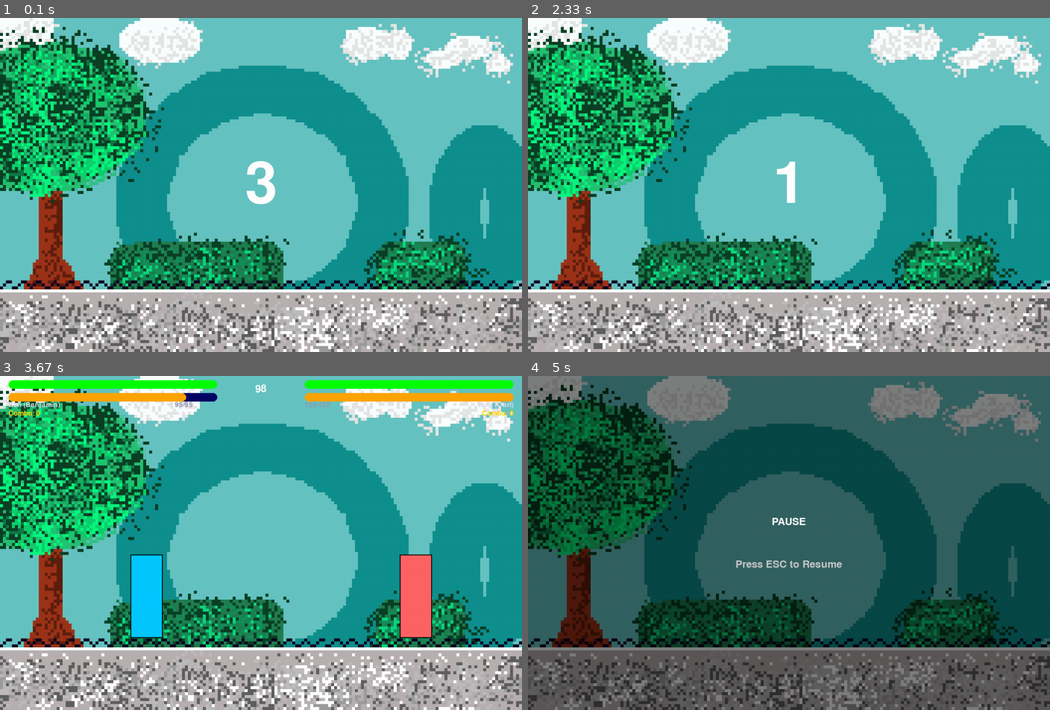
Above: before the commit, frames 1-4 (two rows, left to right).
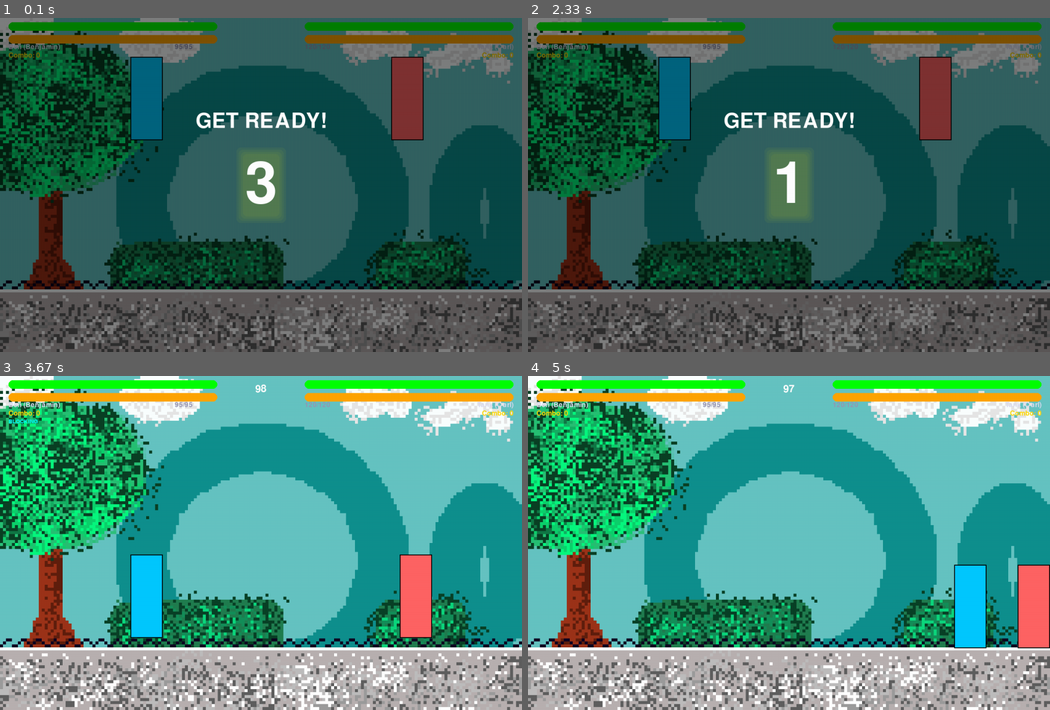
Above: after the commit, the same moments.

Repository: CarlosLeBg/pythfighter
Game: pygame game, started from src/core/game.py
The game is run twice, just before and just after one commit, with the same random seed, the same clock (stepped at 60 frames per second) and the same inputs.
Inputs:
- Up to frame 1 (0.1 s): no input
- Up to frame 2 (2.33 s): no input
- Up to frame 3 (3.67 s): hold Shift from 3.6 s (still down); hold Right from 3.6 s (still down)
- Up to frame 4 (5 s): release Shift at 4.23 s; release Right at 4.23 s; hold Esc 4.27-4.9 s; hold Right 4.27-4.9 s; hold D 4.27-4.9 s; hold Enter from 4.93 s (still down); hold Right from 4.93 s (still down); hold D from 4.93 s (still down)

The runs differ from the first frame. In frame 1, 99% of the frame differs, in the area x 0-100%, y 0-100%; in frame 2, 99%; in frame 3, 0.2%; in frame 4, 99%.

Commit message:
Modif de Carlos

Diff:
--- a/src/core/game.py
+++ b/src/core/game.py
@@ -45,6 +45,7 @@
         self.invincibility_frames = 0
         self.combo_count = 0
         self.last_hit_time = 0
+        self.block_stamina_drain_timer = 0
 
     def draw(self, surface):
         if self.invincibility_frames % 4 < 2:  # Flash when hit
@@ -92,9 +93,16 @@
             surface.blit(health_text, (bar_x, 60))
             surface.blit(combo_text, (bar_x + bar_width - combo_text.get_width(), 80))
 
+        # Draw block indicator
+        if self.blocking and self.stamina > 0:
+            block_font = pygame.font.Font(None, 20)
+            block_text = block_font.render("BLOCKING", True, (0, 255, 255))
+            block_x = bar_x if self.player == 1 else bar_x + bar_width - block_text.get_width()
+            surface.blit(block_text, (block_x, 100))
+
     def take_damage(self, damage, current_time):
         if self.invincibility_frames <= 0:
-            actual_damage = damage * (0.5 if self.blocking else 1)
+            actual_damage = damage * (0.5 if self.blocking and self.stamina > 0 else 1)
             self.health = max(0, self.health - actual_damage)
             self.invincibility_frames = 30
             if current_time - self.last_hit_time < 1.0:
@@ -120,12 +128,23 @@
                 self.can_attack = True
 
     def block(self):
-        self.blocking = True
-        self.stamina = max(0, self.stamina - 5)
+        if self.stamina > 0:
+            self.blocking = True
+            self.block_stamina_drain_timer += 1
+            # Drain 6 stamina per second (assuming 60 FPS, so 0.1 per frame)
+            if self.block_stamina_drain_timer >= 6:
+                self.stamina = max(0, self.stamina - 0.6)
+                self.block_stamina_drain_timer = 0
+        else:
+            self.blocking = False
+
+    def stop_blocking(self):
+        self.blocking = False
+        self.block_stamina_drain_timer = 0
 
     def recover_stamina(self):
-        if self.stamina < self.max_stamina:
-            self.stamina += 0.1
+        if not self.blocking and self.stamina < self.max_stamina:
+            self.stamina += 0.2
         self.stamina = min(self.stamina, self.max_stamina)
 
     def update_physics(self):
@@ -199,12 +218,27 @@
         ]
 
         self.clock = pygame.time.Clock()
-        self.pause_menu_active = False
-        self.show_start_timer = True
+        self.game_state = "countdown"  # "countdown", "playing", "paused", "victory"
         self.start_time = time.time()
         self.game_start_time = None
         self.round_time = 99
         self.font = pygame.font.Font(None, 36)
+        self.winner = None
+
+        # Menu options
+        self.menu_options = ["Resume", "Options", "Quit"]
+        self.selected_option = 0
+
+        # Sound effects
+        try:
+            pygame.mixer.init()
+            self.hit_sound = pygame.mixer.Sound(r"src\assets\sounds\hit.wav")
+            self.victory_sound = pygame.mixer.Sound(r"src\assets\sounds\victory.wav")
+            self.menu_sound = pygame.mixer.Sound(r"src\assets\sounds\menu.wav")
+            self.sounds_loaded = True
+        except:
+            print("Could not load sound effects")
+            self.sounds_loaded = False
 
     def draw_timer(self):
         if self.game_start_time:
@@ -216,18 +250,69 @@
         return self.round_time
 
     def draw_pause_menu(self):
+        # Semi-transparent background
         pause_surface = pygame.Surface((VISIBLE_WIDTH, VISIBLE_HEIGHT), pygame.SRCALPHA)
-        pause_surface.fill((0, 0, 0, 128))
-
-        pause_text = self.font.render("PAUSE", True, (255, 255, 255))
-        resume_text = self.font.render("Press ESC to Resume", True, (200, 200, 200))
-
-        pause_rect = pause_text.get_rect(center=(VISIBLE_WIDTH//2, VISIBLE_HEIGHT//2 - 50))
-        resume_rect = resume_text.get_rect(center=(VISIBLE_WIDTH//2, VISIBLE_HEIGHT//2 + 50))
-
+        pause_surface.fill((0, 0, 0, 180))
         self.screen.blit(pause_surface, (0, 0))
-        self.screen.blit(pause_text, pause_rect)
-        self.screen.blit(resume_text, resume_rect)
+
+        # Title
+        title_font = pygame.font.Font(None, 72)
+        title_text = title_font.render("PAUSE", True, (255, 255, 255))
+        title_rect = title_text.get_rect(center=(VISIBLE_WIDTH//2, VISIBLE_HEIGHT//4))
+        self.screen.blit(title_text, title_rect)
+
+        # Menu options
+        for i, option in enumerate(self.menu_options):
+            color = (255, 255, 0) if i == self.selected_option else (200, 200, 200)
+            option_text = self.font.render(option, True, color)
+            option_rect = option_text.get_rect(center=(VISIBLE_WIDTH//2, VISIBLE_HEIGHT//2 + i * 50))
+            self.screen.blit(option_text, option_rect)
+
+            # Draw selection indicator
+            if i == self.selected_option:
+                pygame.draw.rect(self.screen, (255, 255, 0), option_rect.inflate(20, 10), 2)
+
+        # Controls guide
+        controls_font = pygame.font.Font(None, 24)
+        controls_text = controls_font.render("↑/↓: Navigate   Enter: Select", True, (150, 150, 150))
+        controls_rect = controls_text.get_rect(center=(VISIBLE_WIDTH//2, VISIBLE_HEIGHT*3//4 + 50))
+        self.screen.blit(controls_text, controls_rect)
+
+        pygame.display.flip()
+
+    def draw_victory_screen(self):
+        # Semi-transparent background
+        victory_surface = pygame.Surface((VISIBLE_WIDTH, VISIBLE_HEIGHT), pygame.SRCALPHA)
+        victory_surface.fill((0, 0, 0, 180))
+        self.screen.blit(victory_surface, (0, 0))
+
+        # Victory title
+        title_font = pygame.font.Font(None, 72)
+        winner_name = self.fighters[self.winner-1].name
+        title_text = title_font.render(f"PLAYER {self.winner} WINS!", True, (255, 215, 0))
+        name_text = title_font.render(f"{winner_name}", True, self.fighters[self.winner-1].color)
+
+        title_rect = title_text.get_rect(center=(VISIBLE_WIDTH//2, VISIBLE_HEIGHT//4))
+        name_rect = name_text.get_rect(center=(VISIBLE_WIDTH//2, VISIBLE_HEIGHT//4 + 80))
+
+        self.screen.blit(title_text, title_rect)
+        self.screen.blit(name_text, name_rect)
+
+        # Victory animation (pulsing effect)
+        pulse = abs(pygame.time.get_ticks() % 2000 - 1000) / 1000
+        size = 150 + pulse * 50
+        pygame.draw.circle(self.screen, self.fighters[self.winner-1].color,
+                          (VISIBLE_WIDTH//2, VISIBLE_HEIGHT//2 + 50), size, 5)
+
+        # Continue text
+        continue_font = pygame.font.Font(None, 36)
+        continue_text = continue_font.render("Press ENTER to continue", True, (200, 200, 200))
+        continue_rect = continue_text.get_rect(center=(VISIBLE_WIDTH//2, VISIBLE_HEIGHT*3//4 + 50))
+
+        # Flashing effect for the continue text
+        if (pygame.time.get_ticks() // 500) % 2 == 0:
+            self.screen.blit(continue_text, continue_rect)
+
         pygame.display.flip()
 
     def handle_controller_input(self, fighter, controller, current_time):
@@ -237,20 +322,36 @@
         if abs(x_axis) > deadzone:
             fighter.vel_x = fighter.speed * 2 * x_axis
             fighter.direction = 1 if x_axis > 0 else -1
-            print(f"Controller axis 0 value: {x_axis}")
-
-        if controller.get_button(0) and fighter.on_ground:
+
+        if controller.get_button(0) and fighter.on_ground:  # Jump
             fighter.vel_y = -10
             fighter.on_ground = False
-            print("Jump button pressed")
 
         if controller.get_button(2):  # Blocking
             fighter.block()
-            print("Block button pressed")
+        else:
+            fighter.stop_blocking()
 
         if controller.get_button(1):  # Attack
             fighter.attack(self.fighters[1 if fighter.player == 1 else 0].rect.centerx)
-            print("Attack button pressed")
+
+        # Handle menu navigation with controller
+        if self.game_state == "paused" or self.game_state == "victory":
+            if controller.get_button(7):  # Start button to resume
+                if self.game_state == "paused":
+                    self.game_state = "playing"
+                elif self.game_state == "victory":
+                    pygame.quit()
+                    sys.exit()
+
+            # D-pad for menu navigation
+            dpad_y = controller.get_hat(0)[1] if controller.get_numhats() > 0 else 0
+            if dpad_y == 1:  # Up
+                self.selected_option = (self.selected_option - 1) % len(self.menu_options)
+                pygame.time.delay(200)
+            elif dpad_y == -1:  # Down
+                self.selected_option = (self.selected_option + 1) % len(self.menu_options)
+                pygame.time.delay(200)
 
     def handle_keyboard_input(self, fighter, keys, current_time):
         if fighter.player == 1:
@@ -267,6 +368,8 @@
 
             if keys[pygame.K_LSHIFT]:  # Blocking
                 fighter.block()
+            else:
+                fighter.stop_blocking()
 
             if keys[pygame.K_r]:  # Attack
                 fighter.attack(self.fighters[1].rect.centerx)
@@ -284,38 +387,128 @@
 
             if keys[pygame.K_RSHIFT]:  # Blocking
                 fighter.block()
+            else:
+                fighter.stop_blocking()
 
             if keys[pygame.K_RETURN]:  # Attack
                 fighter.attack(self.fighters[0].rect.centerx)
 
+    def handle_menu_input(self, keys, events):
+        for event in events:
+            if event.type == pygame.KEYDOWN:
+                if event.key == pygame.K_UP:
+                    self.selected_option = (self.selected_option - 1) % len(self.menu_options)
+                    if self.sounds_loaded:
+                        self.menu_sound.play()
+                elif event.key == pygame.K_DOWN:
+                    self.selected_option = (self.selected_option + 1) % len(self.menu_options)
+                    if self.sounds_loaded:
+                        self.menu_sound.play()
+                elif event.key == pygame.K_RETURN:
+                    self.execute_menu_option()
+                elif event.key == pygame.K_ESCAPE:
+                    if self.game_state == "paused":
+                        self.game_state = "playing"
+
+    def execute_menu_option(self):
+        selected = self.menu_options[self.selected_option]
+        if selected == "Resume":
+            self.game_state = "playing"
+        elif selected == "Options":
+            # Just a placeholder for now
+            print("Options menu not implemented yet")
+            # You could implement a screen for options here
+        elif selected == "Quit":
+            pygame.quit()
+            sys.exit()
+
     def draw_countdown(self, number):
+        self.screen.fill((0, 0, 0))
+        self.screen.blit(self.bg_image, (0, 0))
+
+        # Draw fighters in background
+        for fighter in self.fighters:
+            fighter.draw(self.screen)
+
+        # Semi-transparent overlay
+        overlay = pygame.Surface((VISIBLE_WIDTH, VISIBLE_HEIGHT), pygame.SRCALPHA)
+        overlay.fill((0, 0, 0, 128))
+        self.screen.blit(overlay, (0, 0))
+
+        # Draw countdown
         font = pygame.font.Font(None, 200)
         text = font.render(str(number), True, (255, 255, 255))
         text_rect = text.get_rect(center=(VISIBLE_WIDTH/2, VISIBLE_HEIGHT/2))
+
+        # Add glow effect
+        for i in range(20, 0, -5):
+            glow = pygame.Surface((text.get_width() + i*2, text.get_height() + i*2), pygame.SRCALPHA)
+            glow.fill((0, 0, 0, 0))
+            pygame.draw.rect(glow, (255, 255, 0, 10),
+                             (0, 0, text.get_width() + i*2, text.get_height() + i*2),
+                             border_radius=10)
+            self.screen.blit(glow, (text_rect.x - i, text_rect.y - i))
+
         self.screen.blit(text, text_rect)
+
+        # Draw ready text
+        ready_font = pygame.font.Font(None, 72)
+        ready_text = ready_font.render("GET READY!", True, (255, 255, 255))
+        ready_rect = ready_text.get_rect(center=(VISIBLE_WIDTH/2, VISIBLE_HEIGHT/2 - 150))
+        self.screen.blit(ready_text, ready_rect)
+
         pygame.display.flip()
         pygame.time.wait(1000)
 
     def update(self):
         current_time = time.time()
+        events = pygame.event.get()
+
+        for event in events:
+            if event.type == pygame.QUIT:
+                pygame.quit()
+                sys.exit()
+            elif event.type == pygame.KEYDOWN:
+                if event.key == pygame.K_ESCAPE:
+                    if self.game_state == "playing":
+                        self.game_state = "paused"
+                    elif self.game_state == "paused":
+                        self.game_state = "playing"
+
         self.screen.fill((0, 0, 0))
         self.screen.blit(self.bg_image, (0, 0))
 
         keys = pygame.key.get_pressed()
 
-        if keys[pygame.K_ESCAPE]:
-            self.pause_menu_active = not self.pause_menu_active
-            pygame.time.delay(200)
-
-        if self.pause_menu_active:
+        if self.game_state == "paused":
+            # Draw fighters in background
+            for fighter in self.fighters:
+                fighter.draw(self.screen)
             self.draw_pause_menu()
+            self.handle_menu_input(keys, events)
             return
 
+        if self.game_state == "victory":
+            # Draw fighters in background before victory overlay
+            for fighter in self.fighters:
+                fighter.draw(self.screen)
+            self.draw_victory_screen()
+            if keys[pygame.K_RETURN]:
+                pygame.quit()
+                sys.exit()
+            return
+
+        # Game is playing
         remaining_time = self.draw_timer()
         if remaining_time <= 0:
-            print("Time's up!")
-            pygame.quit()
-            sys.exit()
+            # Determine winner based on health percentage
+            health_percent_1 = self.fighters[0].health / self.fighters[0].max_health
+            health_percent_2 = self.fighters[1].health / self.fighters[1].max_health
+            self.winner = 1 if health_percent_1 >= health_percent_2 else 2
+            self.game_state = "victory"
+            if self.sounds_loaded:
+                self.victory_sound.play()
+            return
 
         for fighter in self.fighters:
             fighter.update_physics()
@@ -328,37 +521,38 @@
 
             self.handle_keyboard_input(fighter, keys, current_time)
 
+        # Check for collisions and apply damage
+        if self.fighters[0].hitbox.colliderect(self.fighters[1].hitbox):
+            if self.fighters[0].attacking:
+                self.fighters[1].take_damage(self.fighters[0].damage, time.time())
+                if self.sounds_loaded:
+                    self.hit_sound.play()
+            elif self.fighters[1].attacking:
+                self.fighters[0].take_damage(self.fighters[1].damage, time.time())
+                if self.sounds_loaded:
+                    self.hit_sound.play()
+
+        # Check for game over
+        for i, fighter in enumerate(self.fighters):
+            if fighter.health <= 0:
+                self.winner = 2 if i == 0 else 1
+                self.game_state = "victory"
+                if self.sounds_loaded:
+                    self.victory_sound.play()
+                return
+
         pygame.display.flip()
         self.clock.tick(60)
 
     def run(self):
-        if self.show_start_timer:
+        if self.game_state == "countdown":
             for i in range(3, 0, -1):
-                self.screen.fill((0, 0, 0))
-                self.screen.blit(self.bg_image, (0, 0))
                 self.draw_countdown(i)
-            self.show_start_timer = False
+            self.game_state = "playing"
             self.game_start_time = time.time()
 
         while True:
-            for event in pygame.event.get():
-                if event.type == pygame.QUIT:
-                    pygame.quit()
-                    sys.exit()
-
-            if self.game_start_time:
-                if self.fighters[0].hitbox.colliderect(self.fighters[1].hitbox):
-                    if self.fighters[0].attacking:
-                        self.fighters[1].take_damage(self.fighters[0].damage, time.time())
-                    elif self.fighters[1].attacking:
-                        self.fighters[0].take_damage(self.fighters[1].damage, time.time())
-
-                if self.fighters[0].health <= 0 or self.fighters[1].health <= 0:
-                    print("Game Over!")
-                    pygame.quit()
-                    sys.exit()
-
-                self.update()
+            self.update()
 
 if __name__ == "__main__":
     if len(sys.argv) > 2:
